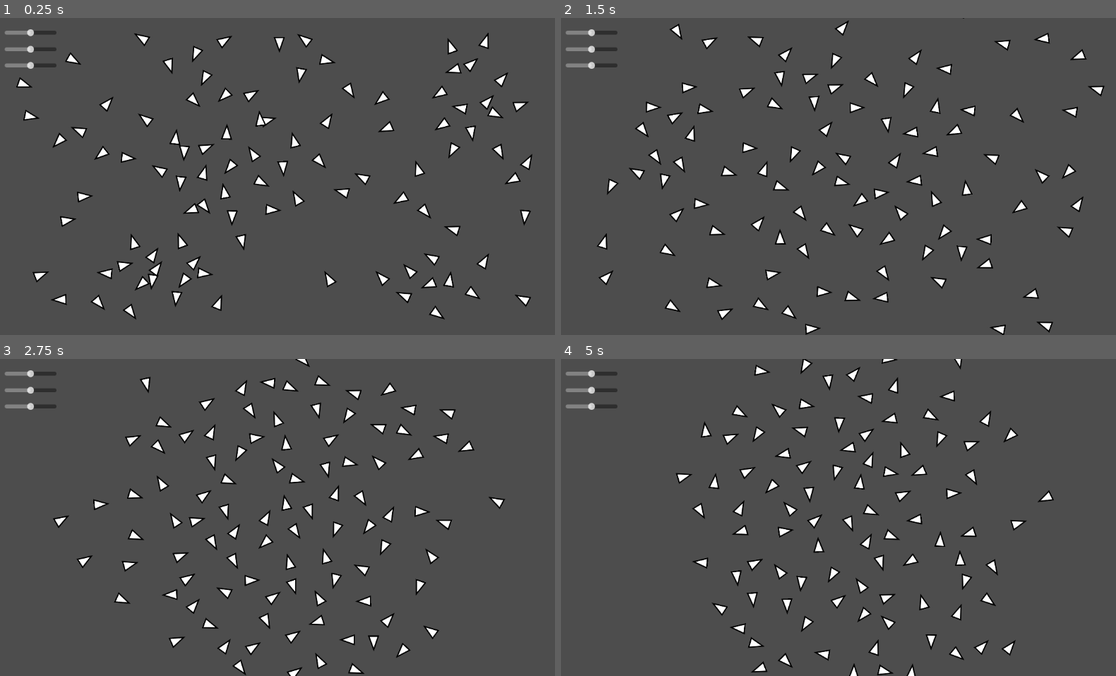
Above: before the commit, frames 1-4 (two rows, left to right).
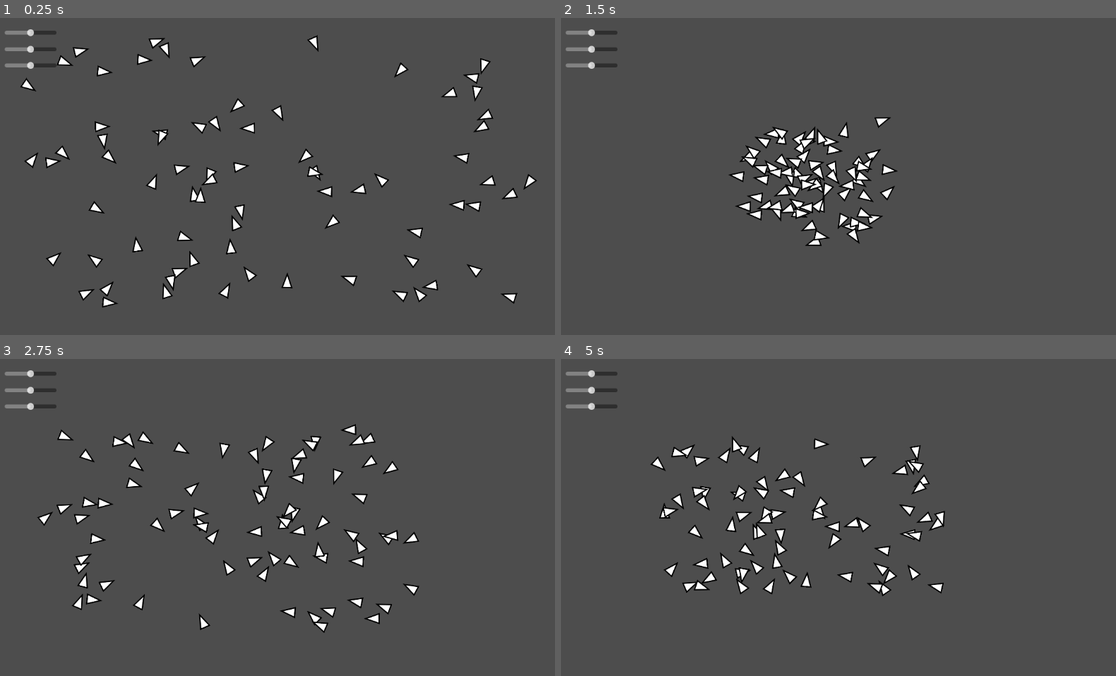
Above: after the commit, the same moments.

Repository: ethanernst/godot-boids-sim
Game: Godot game, scene res://scenes/levels/Simulation.tscn
The game is run twice, just before and just after one commit, with the same random seed, the same clock (stepped at 60 frames per second) and the same inputs.
Inputs:
- Up to frame 1 (0.25 s): no input
- Up to frame 2 (1.5 s): no input
- Up to frame 3 (2.75 s): no input
- Up to frame 4 (5 s): no input

The runs differ from the first frame. In frame 1, 8.5% of the frame differs, in the area x 2-97%, y 4-96%; in frame 2, 7.8%; in frame 3, 8.1%; in frame 4, 7.9%.

Commit message:
moved vector calculation to Boid scene, changed Boid node to a RigidBody2D to use Godot built in physics
now using apply_force in Godot for movement :+1:
broke multiplier sliders as well 🤡 fix later

Diff:
--- a/scenes/actors/boid/Boid.gd
+++ b/scenes/actors/boid/Boid.gd
@@ -1,17 +1,80 @@
-extends Node2D
+extends RigidBody2D
 
-var velocity;
-var maxSpeed = 150;
+var boids = []
+var siblings = []
+
+var max_speed = 150;
+
+var seperation = 5;   # seperation distance
+var alignment = 10;   # division factor for alignment (200 = 0.5%)
+var cohesion = 1;     # division factor for cohesion (10 = 0.5%)
+
+var seperation_multiplier : float = 1.0;
+var alignment_multiplier : float = 1.0;
+var cohesion_multiplier : float = 1.0;
 
 func _ready():
-	velocity = Vector2(randi_range(-1, 1),randi_range(-1, 1))
+	# Disable gravity and collision
+	gravity_scale = 0
+	collision_layer = 0
+	collision_mask = 0
 
-func _process(_delta):
-	var speed = velocity.length()
-	if (speed > maxSpeed):
-		velocity = (velocity / speed) * maxSpeed
+	# Setup values
+	linear_velocity = Vector2(randi_range(-max_speed, max_speed),randi_range(-max_speed, max_speed))
 
-	position = position + (velocity * _delta)
+	# Get instantiated boids and filter out self on the next frame
+	# Helps ensure all boids have been spawned
+	call_deferred("_get_other_boids")
 
-	var direction = velocity.normalized()
+func _get_other_boids():
+	boids = get_tree().get_nodes_in_group("Boids")
+	for boid in boids:
+		if boid != self:
+			siblings.append(boid)
+
+func _process(delta):
+	var direction = linear_velocity.normalized()
 	rotation = atan2(direction.y, direction.x)
+
+	var seperationVector: Vector2 = calcSeperation()
+	var alignmentVector: Vector2 = calcAlignment()
+	var cohesionVector: Vector2 = calcCohesion()
+
+	var external_forces = (seperationVector + alignmentVector + cohesionVector) * delta
+
+	apply_force(external_forces)
+
+func calcSeperation():
+	var result = Vector2(0, 0)
+	for i in siblings:
+		if ( i.position.distance_to(self.position) < (seperation * seperation_multiplier) ):
+			result -= (i.position - self.position)
+	return result
+
+func calcAlignment():
+	var percievedVelocity = Vector2(0, 0)
+	for i in siblings:
+		percievedVelocity += i.linear_velocity
+	percievedVelocity /= siblings.size()
+
+	var result : Vector2 = (percievedVelocity - self.linear_velocity) / (alignment * alignment_multiplier)
+	return result
+
+func calcCohesion():
+	var percievedCenter = Vector2(0, 0)
+	for i in siblings:
+		percievedCenter += i.position
+	percievedCenter /= siblings.size()
+
+	var result : Vector2  = (percievedCenter - self.position) / (cohesion * cohesion_multiplier)
+	return result
+
+# MULTIPLIER SLIDERS
+func _on_seperation_slider_value_changed(value):
+	seperation_multiplier = value
+
+func _on_alignment_slider_value_changed(value):
+	alignment_multiplier = value
+
+func _on_cohesion_slider_value_changed(value):
+	cohesion_multiplier = value
--- a/scenes/actors/boid/Boid.tscn
+++ b/scenes/actors/boid/Boid.tscn
@@ -3,7 +3,8 @@
 [ext_resource type="Script" path="res://scenes/actors/boid/Boid.gd" id="1_kenxk"]
 [ext_resource type="Texture2D" uid="uid://dhop6julkxeho" path="res://scenes/actors/boid/arrow.png" id="2_b3vgf"]
 
-[node name="Boid" type="Node2D"]
+[node name="Boid" type="RigidBody2D"]
+mass = 0.01
 script = ExtResource("1_kenxk")
 
 [node name="Sprite2D" type="Sprite2D" parent="."]
--- a/scenes/levels/Simulation.gd
+++ b/scenes/levels/Simulation.gd
@@ -1,18 +1,10 @@
 extends Node2D
 
-@export var boidCount : int = 100
-@export_range(0.5, 1.5, 1.0) var seperation_multiplier : float = 1.0;
-@export_range(0.5, 1.5, 1.0) var alignment_multiplier : float = 1.0;
-@export_range(0.5, 1.5, 1.0) var cohesion_multiplier : float = 1.0;
+@export var boidCount : int = 75
 
 var boidScene = preload("res://scenes/actors/boid/Boid.tscn")
 var viewport;
-var boids = [];
 var padding = 50;
-
-var seperation = 50; # seperation distance
-var alignment = 200;  # division factor for alignment (200 = 0.5%)
-var cohesion = 20;    # division factor for cohesion (10 = 0.5%)
 
 func _ready():
 	call_deferred("getViewportSize")
@@ -26,53 +18,8 @@
 	for i in range(boidCount):
 		var newBoid = boidScene.instantiate()
 		newBoid.position = Vector2(randi_range(padding, viewport.x - padding),randi_range(padding, viewport.y - padding))
-		newBoid.velocity = Vector2(randi_range(padding, viewport.x - padding),randi_range(padding, viewport.y - padding))
-		boids.append(newBoid)
+		newBoid.add_to_group("Boids")
 		add_child(newBoid)
-	print("Boids: ", boids)
 
 func _process(_delta):
-	for boidInstance in boids:
-		var seperationVector: Vector2 = calcSeperation(boidInstance)
-		var alignmentVector: Vector2 = calcAlignment(boidInstance)
-		var cohesionVector: Vector2 = calcCohesion(boidInstance)
-		boidInstance.velocity += (alignmentVector + cohesionVector + seperationVector)
-
-func calcSeperation(currentBoid):
-	var result : Vector2
-	for i in boids:
-		if (i != currentBoid):
-			if ( i.position.distance_to(currentBoid.position) < (seperation * seperation_multiplier) ):
-				result -= (i.position - currentBoid.position)
-	return result
-
-func calcAlignment(currentBoid):
-	var percievedVelocity : Vector2
-	for i in boids:
-		if (i != currentBoid):
-			percievedVelocity += i.velocity
-	percievedVelocity /= (boids.size() - 1)
-
-	var result : Vector2 = (percievedVelocity - currentBoid.velocity) / (alignment * alignment_multiplier)
-	return result
-
-func calcCohesion(currentBoid):
-	var percievedCenter : Vector2
-	for i in boids:
-		if (i != currentBoid):
-			percievedCenter += i.position
-	percievedCenter /= (boids.size() - 1)
-
-	var result : Vector2  = (percievedCenter - currentBoid.position) / (200 * cohesion_multiplier)
-	return result
-
-# MULTIPLIER SLIDERS
-
-func _on_seperation_slider_value_changed(value):
-	seperation_multiplier = value
-
-func _on_alignment_slider_value_changed(value):
-	alignment_multiplier = value
-
-func _on_cohesion_slider_value_changed(value):
-	cohesion_multiplier = value
+	pass
--- a/scenes/levels/Simulation.tscn
+++ b/scenes/levels/Simulation.tscn
@@ -37,6 +37,5 @@
 step = 0.1
 value = 1.0
 
-[connection signal="value_changed" from="UI/Seperation Slider" to="." method="_on_seperation_slider_value_changed"]
 [connection signal="value_changed" from="UI/Alignment Slider" to="." method="_on_alignment_slider_value_changed"]
 [connection signal="value_changed" from="UI/Cohesion Slider" to="." method="_on_cohesion_slider_value_changed"]
